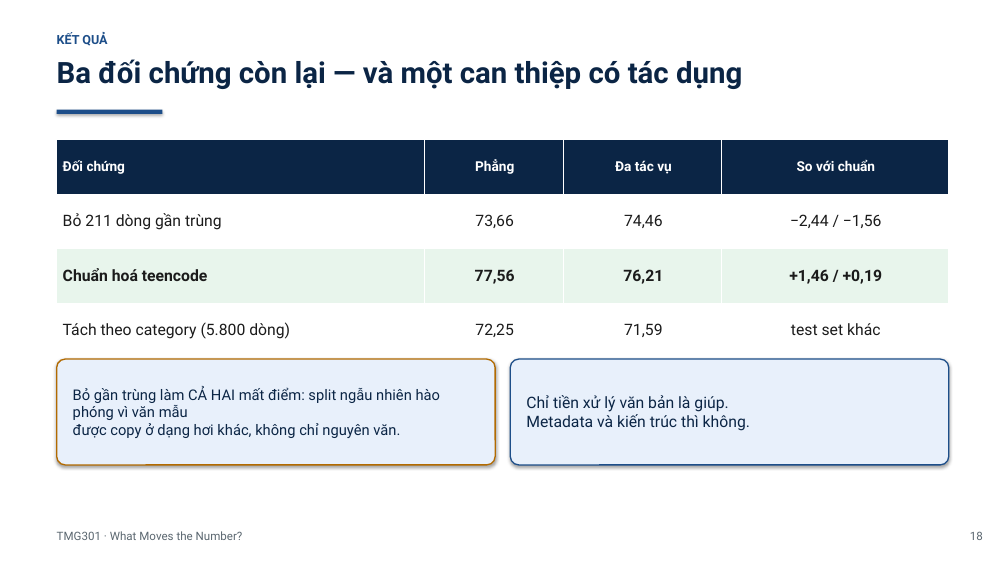
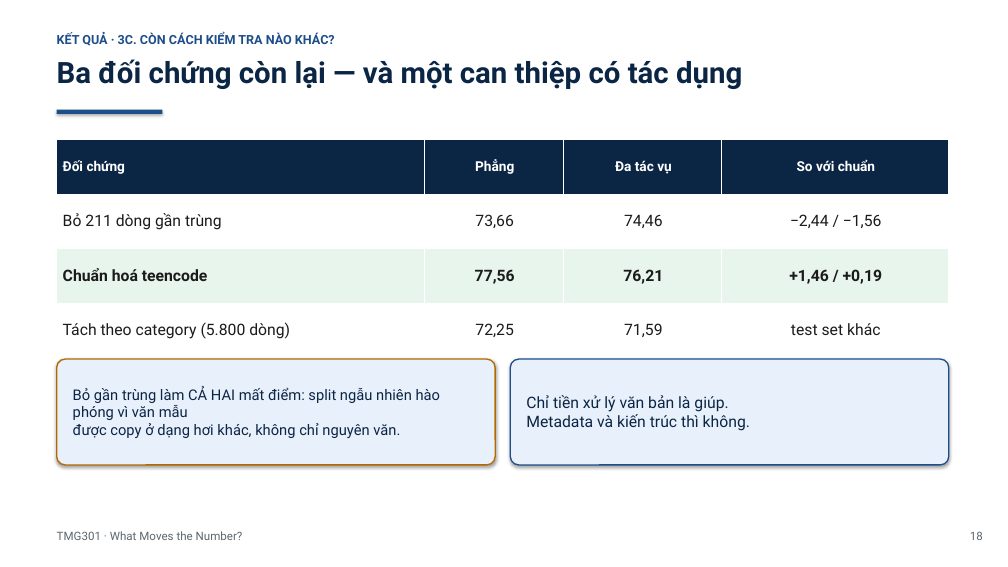
Before and after one commit to PhanBaSongToan/what-moves-the-number, a slide deck: slide 19 of slides/TMG301_What_Moves_the_Number.pptx. Drawn at 1008x567 pixels with LibreOffice and Linux fonts; fonts in the diff are those of the drawing. Boxes give left, top, right and bottom in pixels: in the first picture for what was removed or moved away, otherwise in the second. Text is boxed around its words. In the diff, an @@ line names an element or a change of style, - is before the commit and + after.

```diff
--- a/slides/TMG301_What_Moves_the_Number.pptx
+++ b/slides/TMG301_What_Moves_the_Number.pptx
@@ text at <box>57,32,335,46</box>: text changed @@
-KẾT QUẢ
+KẾT QUẢ · 3C. CÒN CÁCH KIỂM TRA NÀO KHÁC?
```
Also in this commit, not shown: 10 other slides changed, 1 other file.
